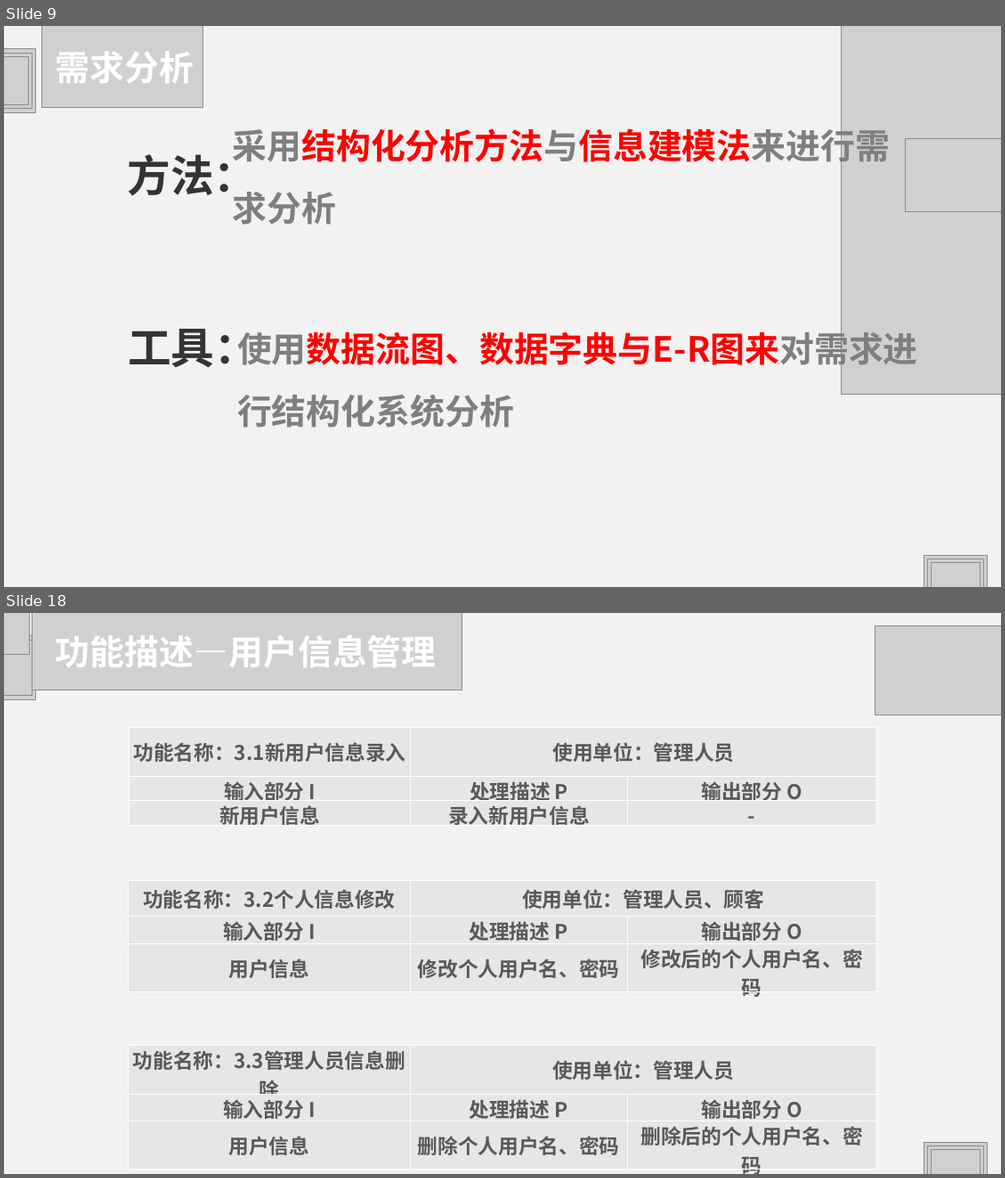
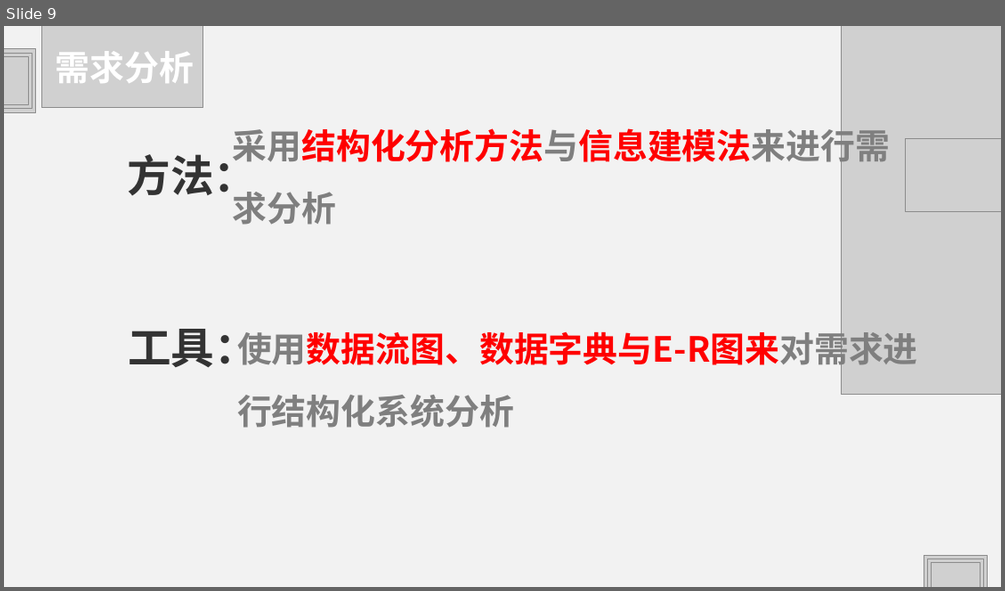
Before and after one commit to HJHGJGHHG/Sentiment-Analysis-System, a slide deck: 文档/PPT.pptx. Shown one above the other, each under a label of ours: slides 9 and 18 before the commit, slide 9 after it; the slides between them are not shown. The pictures are 1005x1178 and 1005x591 pixels, drawn with LibreOffice and Linux fonts; fonts in the diff are those of the drawing; grey boxes stand for pictures. Boxes give left, top, right and bottom in pixels: in the first picture for what was removed or moved away, otherwise in the second. Text is boxed around its words. In the diff, an @@ line names an element or a change of style, - is before the commit and + after.

```diff
--- a/文档/PPT.pptx
+++ b/文档/PPT.pptx
@@ slide 18 removed at [4, 613, 1001, 1174], background #F2F2F2 @@
@@ picture removed at [4, 636, 36, 699] @@
@@ picture removed at [4, 613, 30, 655] @@
@@ picture removed at [32, 613, 461, 690] @@
@@ text removed at [56, 635, 437, 667] @@
-功能描述—用户信息管理
@@ picture removed at [874, 626, 1001, 714] @@
@@ picture removed at [4, 640, 32, 695] @@
@@ table removed at [129, 727, 876, 828], 3 rows, 3 columns @@
-功能名称：3.1新用户信息录入 | 使用单位：管理人员 | 
-输入部分 I | 处理描述 P | 输出部分 O
-新用户信息 | 录入新用户信息 | -
@@ table removed at [128, 880, 876, 1000], 3 rows, 3 columns @@
-功能名称：3.2个人信息修改 | 使用单位：管理人员、顾客 | 
-输入部分 I | 处理描述 P | 输出部分 O
-用户信息 | 修改个人用户名、密码 | 修改后的个人用户名、密码
@@ table removed at [128, 1045, 876, 1174], 3 rows, 3 columns @@
-功能名称：3.3管理人员信息删除 | 使用单位：管理人员 | 
-输入部分 I | 处理描述 P | 输出部分 O
-用户信息 | 删除个人用户名、密码 | 删除后的个人用户名、密码
@@ picture removed at [923, 1142, 987, 1174] @@
@@ picture removed at [927, 1145, 983, 1174] @@
@@ picture removed at [930, 1150, 979, 1174] @@
```
Also in this commit, not shown: 12 slides changed, 3 slides added, 4 other slides removed, 4 other files.
